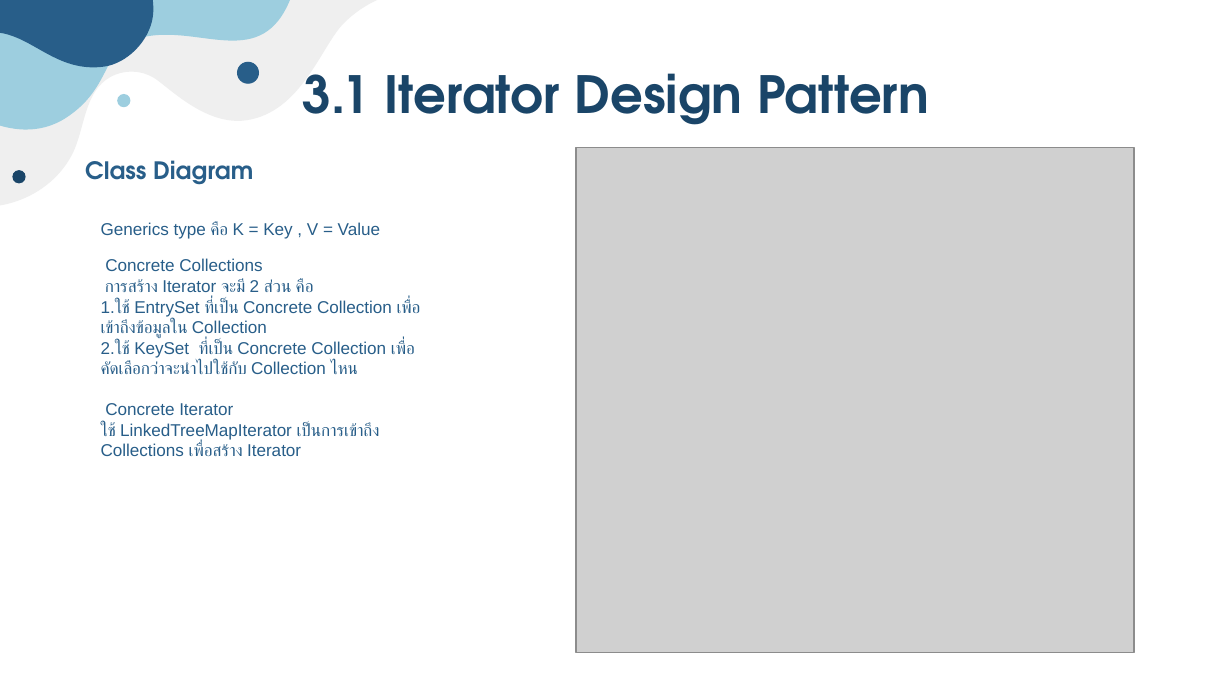
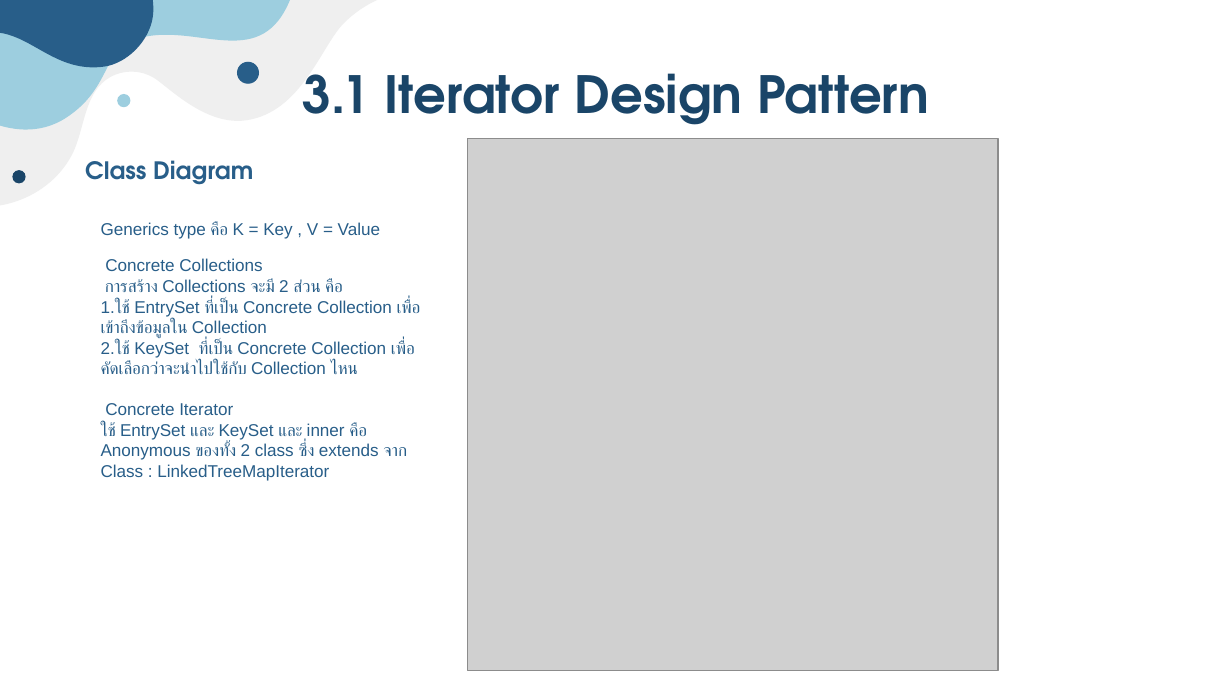
Before and after one commit to ussnllmn/Lottie-Android-SAD, a slide deck: slide 13 of Lottie-present.pptx. Drawn at 1232x693 pixels with LibreOffice and Linux fonts; fonts in the diff are those of the drawing; grey boxes stand for pictures. Boxes give left, top, right and bottom in pixels: in the first picture for what was removed or moved away, otherwise in the second. Text is boxed around its words. In the diff, an @@ line names an element or a change of style, - is before the commit and + after.

```diff
--- a/Lottie-present.pptx
+++ b/Lottie-present.pptx
@@ picture: place and size @@
-picture at box(577, 148, 1135, 653)
+picture at box(467, 138, 998, 670)
@@ text at box(105, 279, 343, 298): text changed @@
-การสร้าง Iterator จะมี 2 ส่วน คือ
+การสร้าง Collections จะมี 2 ส่วน คือ
@@ text at box(101, 423, 407, 481): text changed @@
-ใช้ LinkedTreeMapIterator เป็นการเข้าถึง Collections เพื่อสร้าง Iterator
+ใช้ EntrySet และ KeySet และ inner คือ
+Anonymous ของทั้ง 2 class ซึ่ง extends จาก Class : LinkedTreeMapIterator
```
Also in this commit, not shown: 1 other slide changed.
